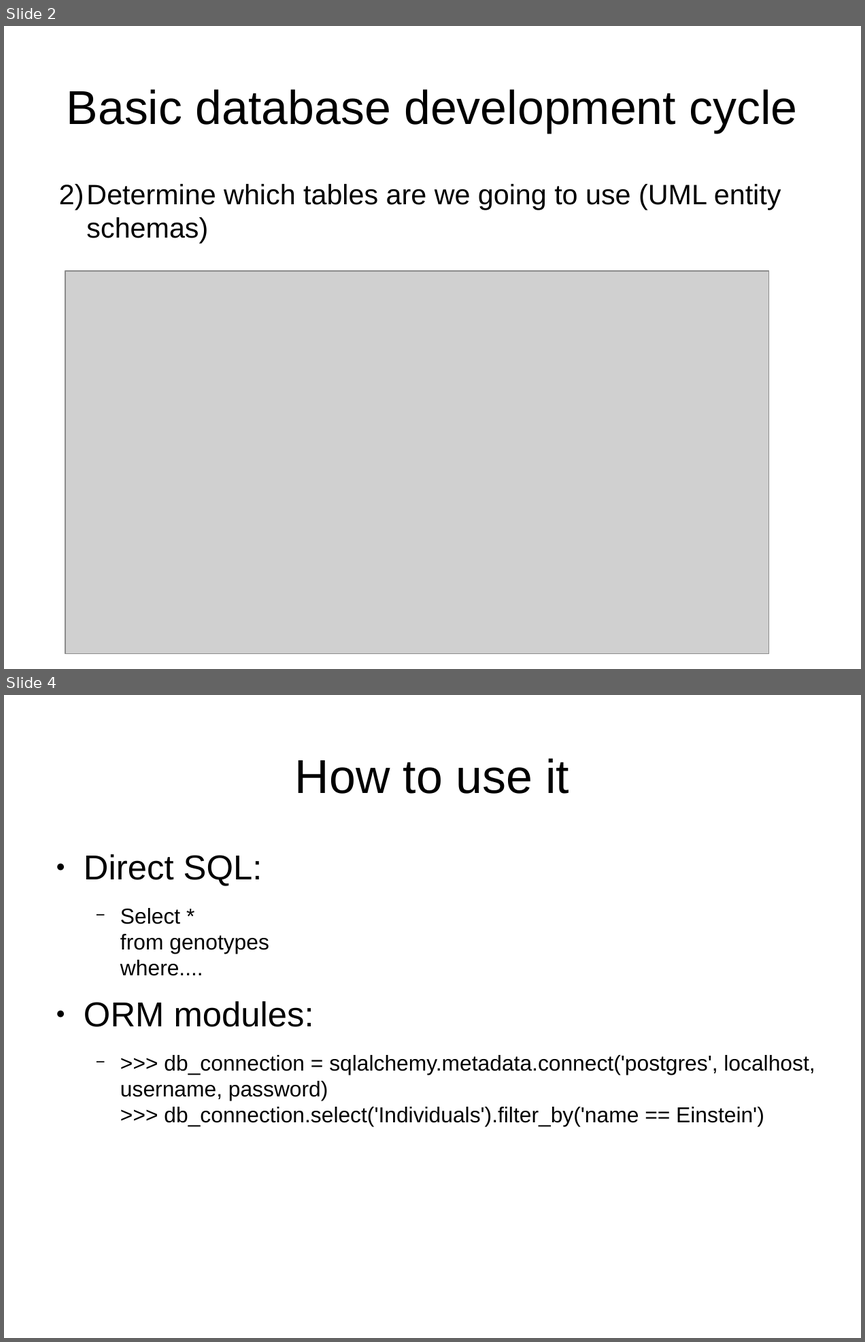
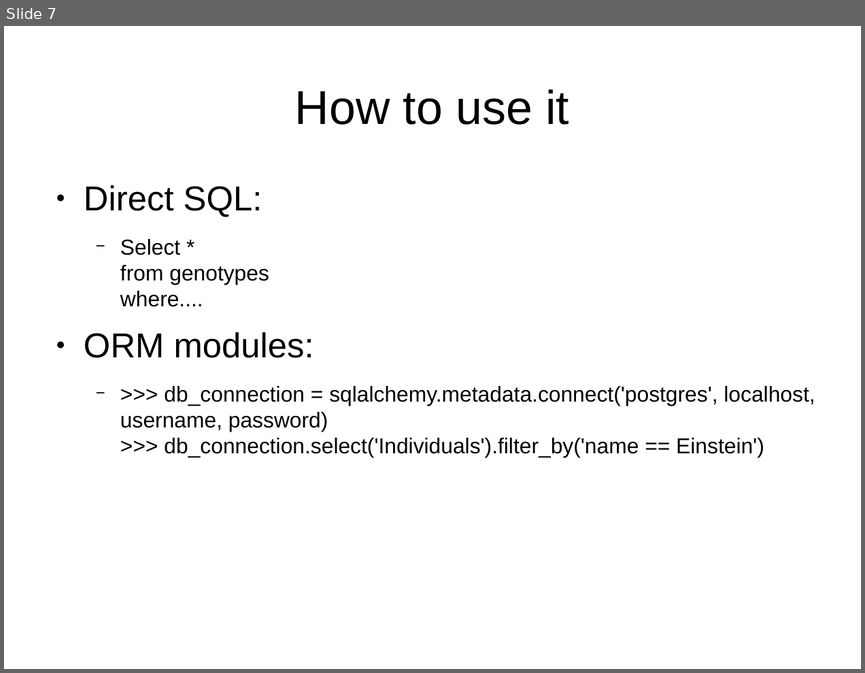
Before and after one commit to dalloliogm/snps-database, a slide deck: HGDP database/docs/Slides/database for hgdp.odp. Shown one above the other, each under a label of ours: slides 2 and 4 before the commit, slide 7 after it; the slides between them are not shown. The pictures are 865x1342 and 865x673 pixels, drawn with LibreOffice and Linux fonts; fonts in the diff are those of the drawing; grey boxes stand for pictures. Boxes give left, top, right and bottom in pixels: in the first picture for what was removed or moved away, otherwise in the second. Text is boxed around its words. In the diff, an @@ line names an element or a change of style, - is before the commit and + after.

```diff
--- a/HGDP database/docs/Slides/database for hgdp.odp
+++ b/HGDP database/docs/Slides/database for hgdp.odp
@@ slide 2 removed at bbox=[4, 26, 861, 669], background #FFFFFF @@
@@ title removed at bbox=[67, 89, 797, 133] @@
-Basic database development cycle
@@ text removed at bbox=[59, 184, 781, 244] @@
-2) Determine which tables are we going to use (UML entity schemas)
@@ picture removed at bbox=[65, 271, 770, 654] @@
@@ what was slide 4 is now slide 7 @@
```
Also in this commit, not shown: 1 slide changed, 5 slides added, 1 other slide removed, 2 other files.
